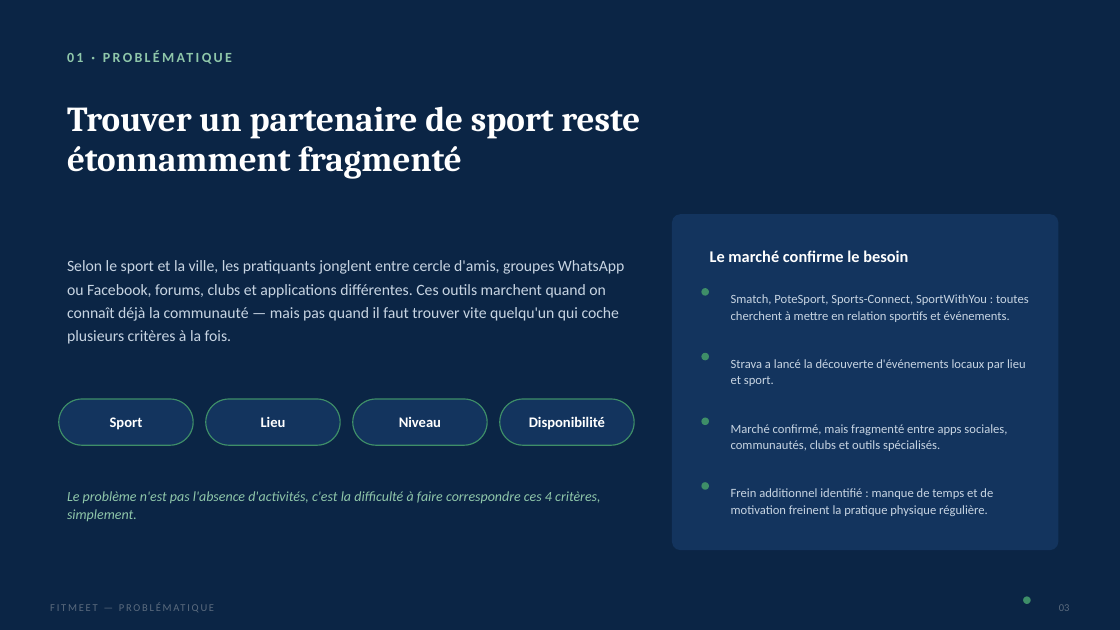
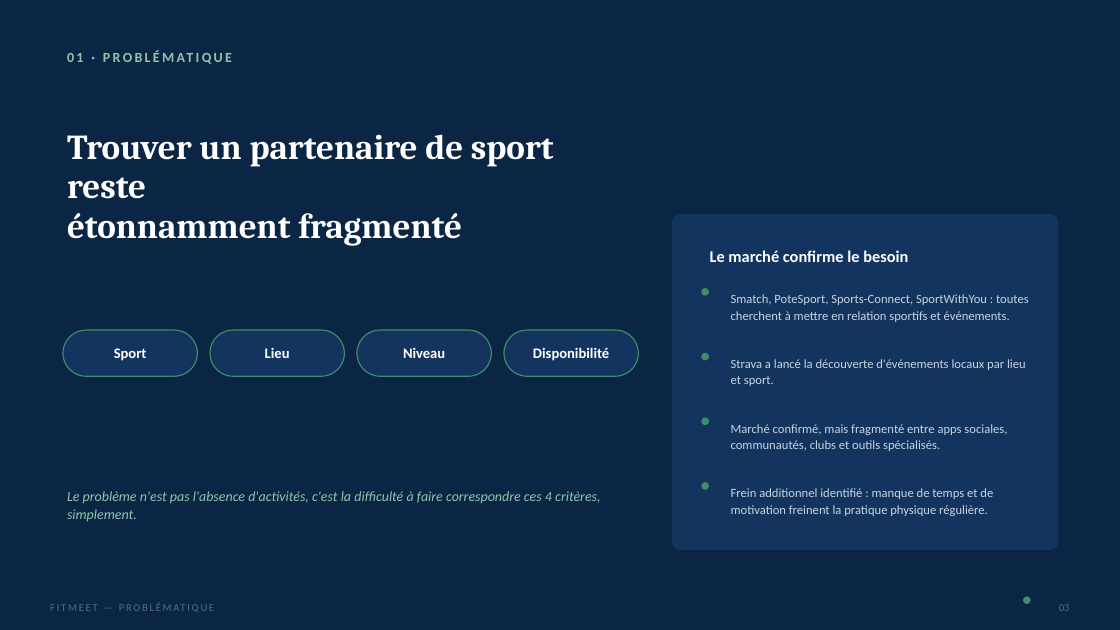
Before and after one commit to mircoprofico/FitMeet, a slide deck: slide 3 of presentation_w1/FitMeet_Presentation.pptx. Drawn at 1120x630 pixels with LibreOffice and Linux fonts; fonts in the diff are those of the drawing. Boxes give left, top, right and bottom in pixels: in the first picture for what was removed or moved away, otherwise in the second. Text is boxed around its words. In the diff, an @@ line names an element or a change of style, - is before the commit and + after.

```diff
--- a/presentation_w1/FitMeet_Presentation.pptx
+++ b/presentation_w1/FitMeet_Presentation.pptx
@@ text "Trouver un partenaire de sport ..." rewrapped from (67, 106, 640, 178) to (67, 134, 554, 246) @@
@@ text removed at (67, 260, 624, 344) @@
-Selon le sport et la ville, les pratiquants jonglent entre cercle d'amis, groupes WhatsApp ou Facebook, forums, clubs et applications différentes. Ces outils marchent quand on connaît déjà la communauté — mais pas quand il faut trouver vite quelqu'un qui coche plusieurs critères à la fois.
@@ 4 texts, 4 rounded rectangles: place and size @@
-4 texts, 4 rounded rectangles at (59, 399, 634, 445)
+4 texts, 4 rounded rectangles at (63, 330, 639, 376)
```
Also in this commit, not shown: 9 other slides changed, 3 slides added, 6 slides removed, 4 other files.
